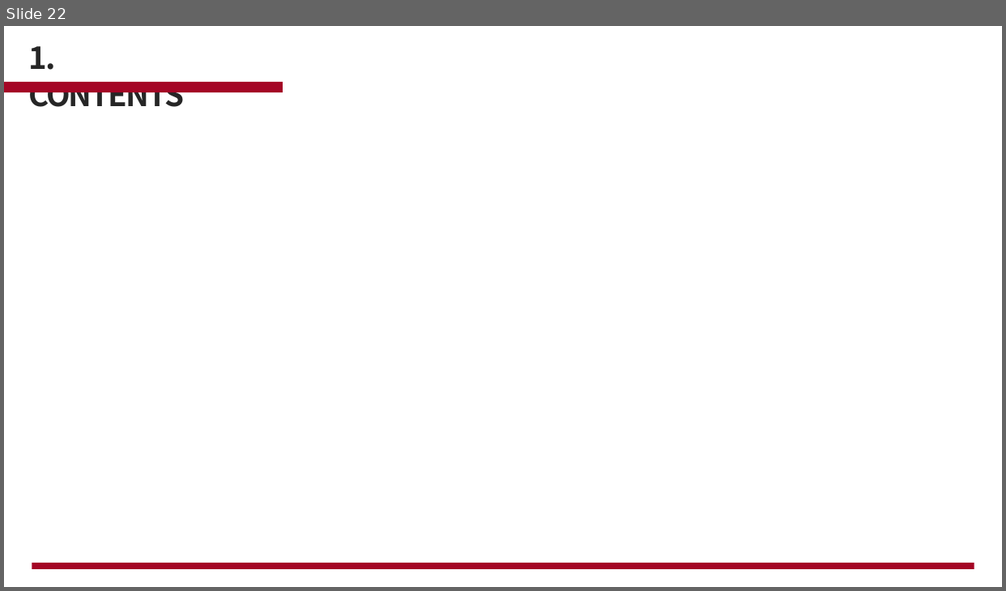
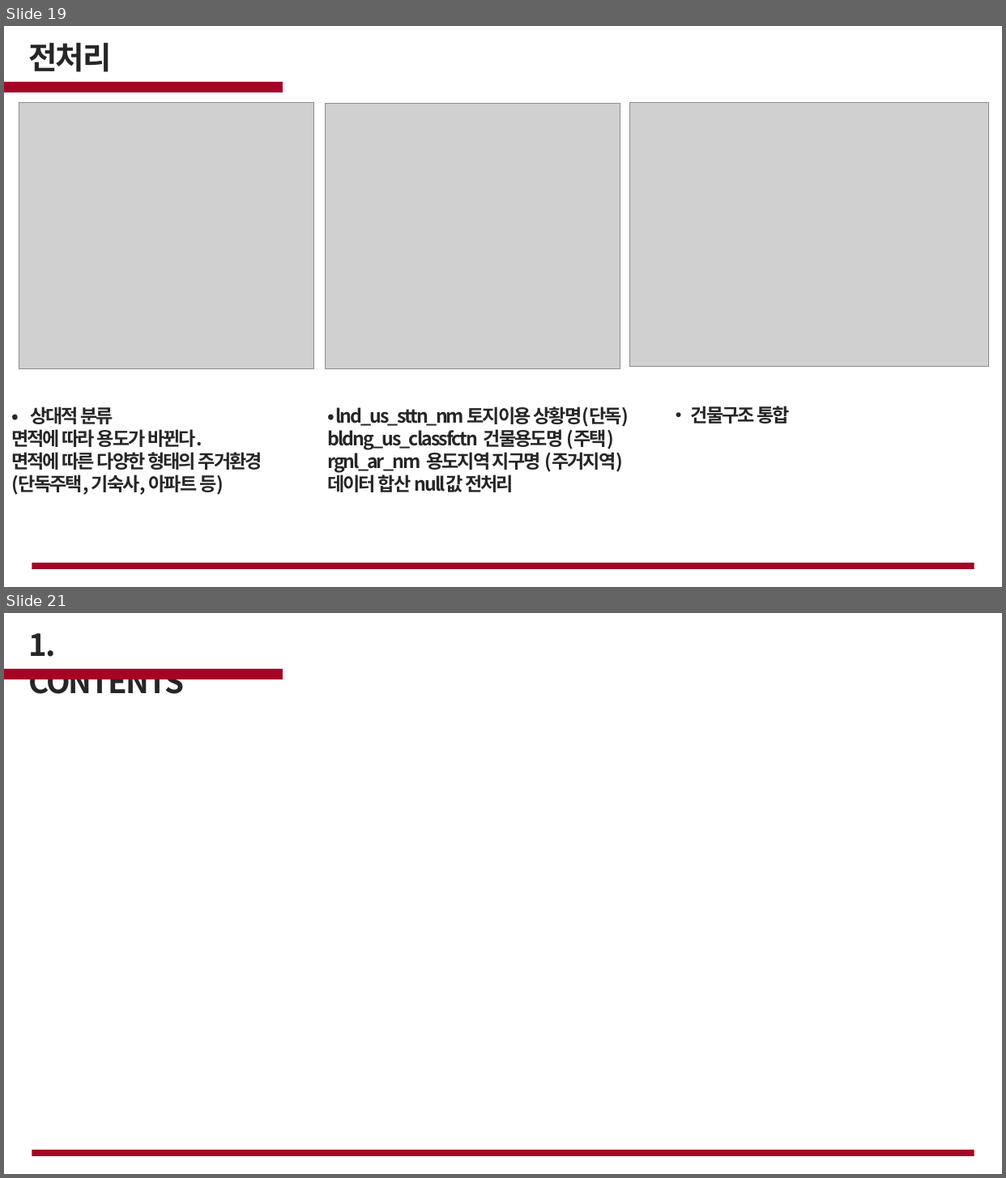
Before and after one commit to cjsgk106/fire-prediction-analysis, a slide deck: work/화재.pptx. Shown one above the other, each under a label of ours: slide 22 before the commit, slides 19 and 21 after it; the slides between them are not shown. The pictures are 1006x591 and 1006x1178 pixels, drawn with LibreOffice and Linux fonts; fonts in the diff are those of the drawing; grey boxes stand for pictures; background and template pictures are left out. Boxes give left, top, right and bottom in pixels: in the first picture for what was removed or moved away, otherwise in the second. Text is boxed around its words. In the diff, an @@ line names an element or a change of style, - is before the commit and + after.

```diff
--- a/work/화재.pptx
+++ b/work/화재.pptx
@@ slide 19 added at (x1=4, y1=26, x2=1002, y2=587), background picture (left out) @@
@@ text added at (x1=28, y1=42, x2=111, y2=72), 30 pt, text #262626, bold @@
+전처리
@@ rectangle added at (x1=4, y1=82, x2=283, y2=92), fill #A40525 @@
@@ picture added at (x1=19, y1=102, x2=314, y2=369) @@
@@ picture added at (x1=325, y1=103, x2=620, y2=369) @@
@@ picture added at (x1=630, y1=102, x2=988, y2=367) @@
@@ text added at (x1=11, y1=407, x2=262, y2=495), 18 pt, text #262626, bold @@
+•상대적 분류
+면적에 따라 용도가 바뀐다.
+면적에 따른 다양한 형태의 주거환경
+(단독주택, 기숙사, 아파트 등)
@@ text added at (x1=327, y1=407, x2=629, y2=493), 18 pt, text #262626, bold @@
+• lnd_us_sttn_nm 토지이용 상황명(단독)
+bldng_us_classfctn 건물용도명 (주택)
+rgnl_ar_nm 용도지역 지구명 (주거지역)
+데이터 합산 null값 전처리
@@ text added at (x1=691, y1=406, x2=791, y2=424), 18 pt, text #262626, bold @@
+• 건물구조 통합
@@ rectangle added at (x1=32, y1=563, x2=974, y2=570), fill #A40525 @@
@@ what was slide 22 is now slide 21 @@
```
Also in this commit, not shown: 3 slides changed, 4 other slides added, 4 slides removed.
